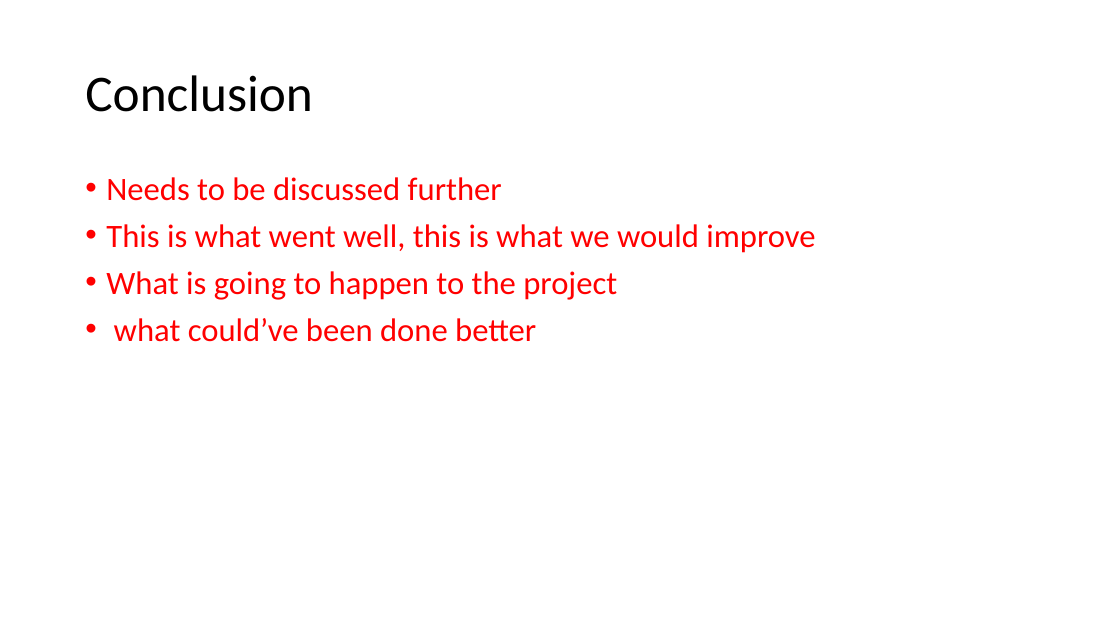
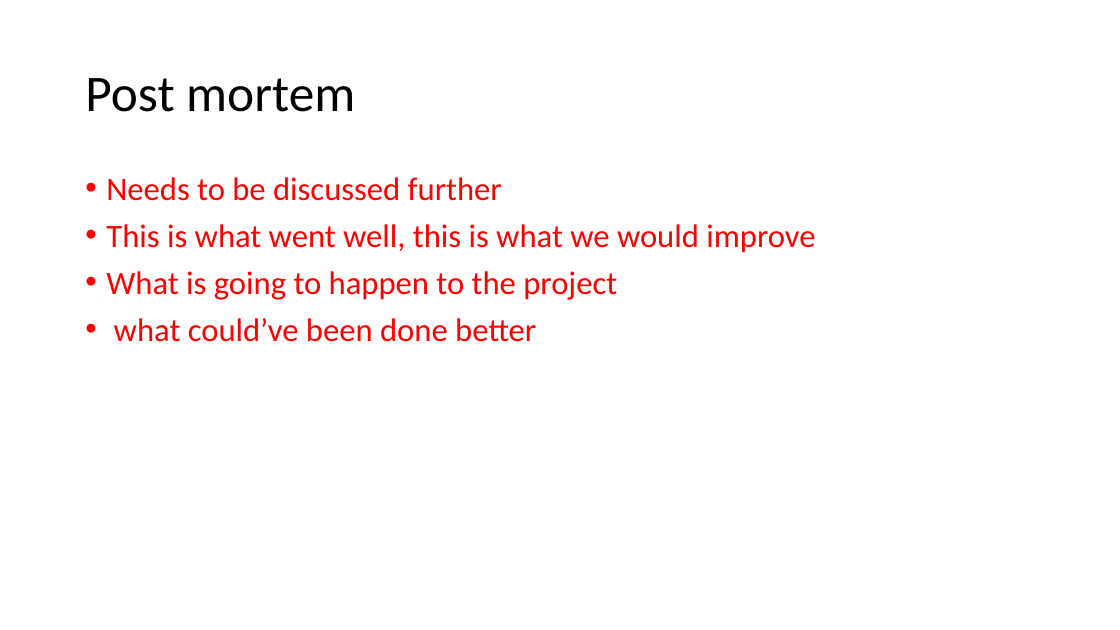
Before and after one commit to LDayaon/Design-Master-Class-, a slide deck: slide 13 of Final Presentation/DMC Final Artifacts Presentation Draft 2.pptx. Drawn at 1120x630 pixels with LibreOffice and Linux fonts; fonts in the diff are those of the drawing. Boxes give left, top, right and bottom in pixels: in the first picture for what was removed or moved away, otherwise in the second. Text is boxed around its words. In the diff, an @@ line names an element or a change of style, - is before the commit and + after.

Commit message:
some changes to the presentation slide

```diff
--- a/Final Presentation/DMC Final Artifacts Presentation Draft 2.pptx
+++ b/Final Presentation/DMC Final Artifacts Presentation Draft 2.pptx
@@ title at (x1=85, y1=78, x2=355, y2=112): text changed @@
-Conclusion
+Post mortem
```
Also in this commit, not shown: 1 slide added.
